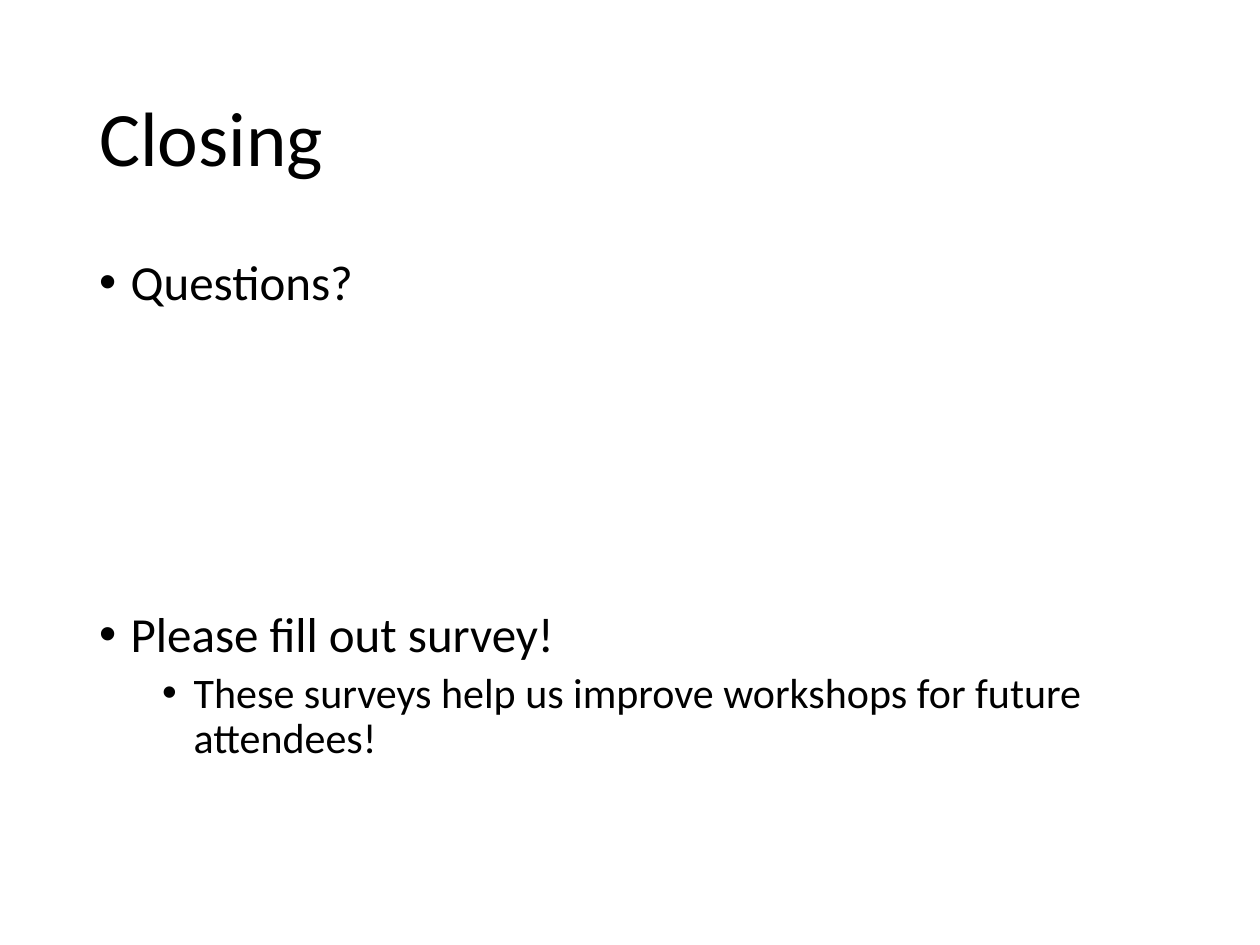
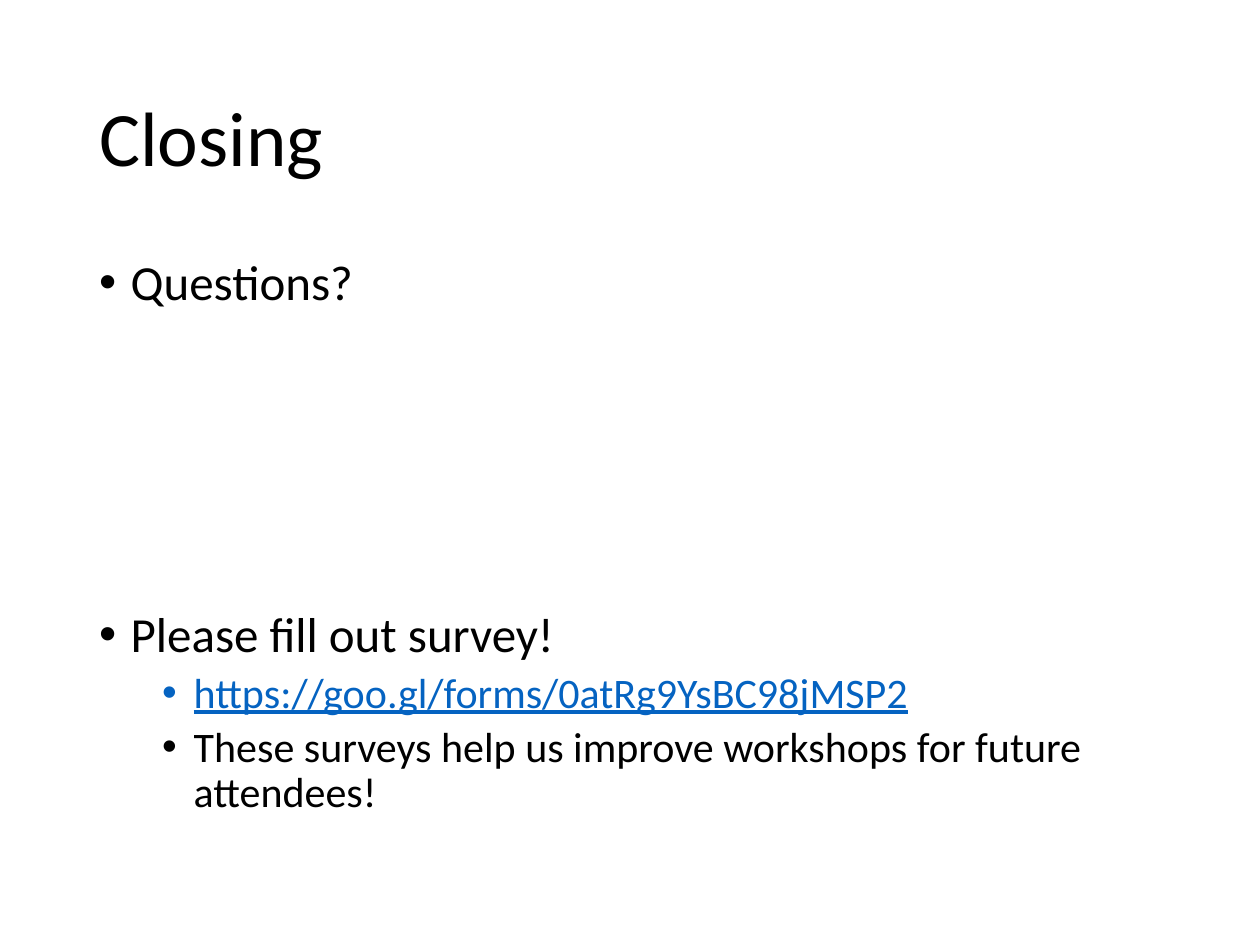
Before and after one commit to cmmann/20170301-UNIX-BASIC-MATERIALS, a slide deck: slide 84 of 2017-03-01_Introduction_to_UNIX-wo-answers.pptx. Drawn at 1260x945 pixels with LibreOffice and Linux fonts; fonts in the diff are those of the drawing. Boxes give left, top, right and bottom in pixels: in the first picture for what was removed or moved away, otherwise in the second. Text is boxed around its words. In the diff, an @@ line names an element or a change of style, - is before the commit and + after.

```diff
--- a/2017-03-01_Introduction_to_UNIX-wo-answers.pptx
+++ b/2017-03-01_Introduction_to_UNIX-wo-answers.pptx
@@ text at (x1=194, y1=678, x2=908, y2=716): paragraph added @@
+  • https://goo.gl/forms/0atRg9YsBC98jMSP2
```
Also in this commit, not shown: 1 other file.
